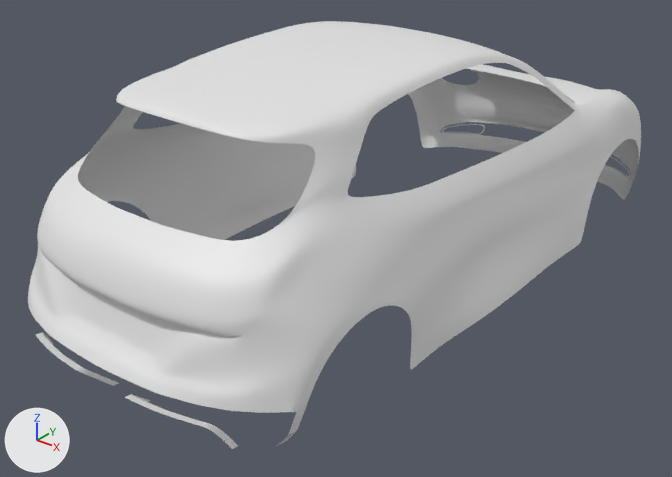
What one commit did to the Blender file es11.blend.
Both versions are drawn from a 50 mm camera at (2.94, -1.58, 2.71) aimed at (-0.07, 2.19, 0.37). Every picture has the same lights, and +X, +Y and +Z are marked at lower left.

The first picture shows 'Door.001'.
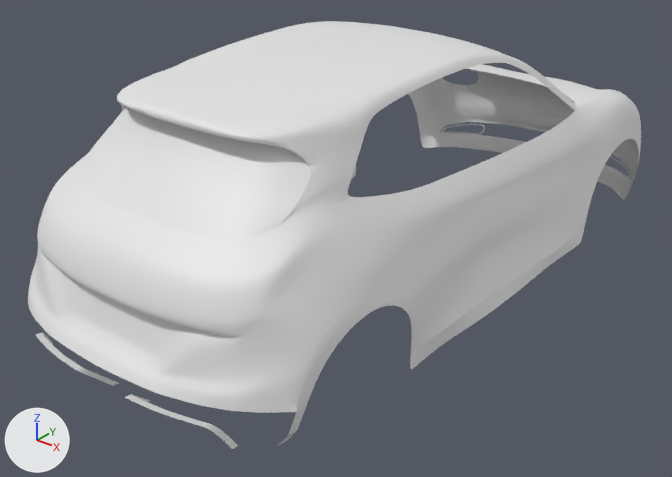
Edits to the scene script, one JSON object a line:
```json
{"block": "me_cube_014", "where": "# used by ob_door_001; location = (0.0, 2.544, 0.798); scale = (0.912, 2.12, 0.798)"}
{"block": "me_cube_014", "where": "# verts and faces of me_cube_014; kept vertices keep their numbers, new ones are numbered from 615"}
{"block": "me_cube_014", "where": "# before: 22 (0.95, -0.31, -0.65)"}
{"op": "remove", "block": "me_cube_014", "code": "me_cube_014.from_pydata(...)  # 615 vertices, 471 faces, 41 loose edges; spans x 0.0..1.0, y -1.0..0.99, z -0.8..0.91"}
{"op": "add", "block": "me_cube_014", "code": "me_cube_014.from_pydata(...)  # 653 vertices, 513 faces, 41 loose edges; spans x 0.0..1.0, y -1.0..0.99, z -0.8..0.91"}
{"block": "me_cube_014", "change": "me_cube_014 part 1"}
{"op": "add", "block": "me_cube_014", "code": "verts[22] = (0.96, -0.31, -0.65)  # moved"}
{"block": "me_cube_014", "change": "me_cube_014 part 2"}
{"block": "me_cube_014", "change": "3 faces are deleted"}
{"block": "me_cube_014", "change": "38 vertices are added at x 0.0..0.71, y -0.82..-0.52, z 0.39..0.75"}
{"block": "me_cube_014", "change": "45 new faces join them"}
```

Changed parts and their boxes (x1, y1, x2, y2) in the pictures (672 x 477 px; the box of a moved part takes in the faces that stretch with it):
```json
{"part": 1, "of": "me_cube_014", "change": "moved or reshaped", "before": [173, 209, 466, 364], "after": [418, 295, 467, 364]}
{"part": 2, "of": "me_cube_014", "change": "built on", "before": [114, 106, 363, 181], "after": [78, 104, 364, 241]}
```
